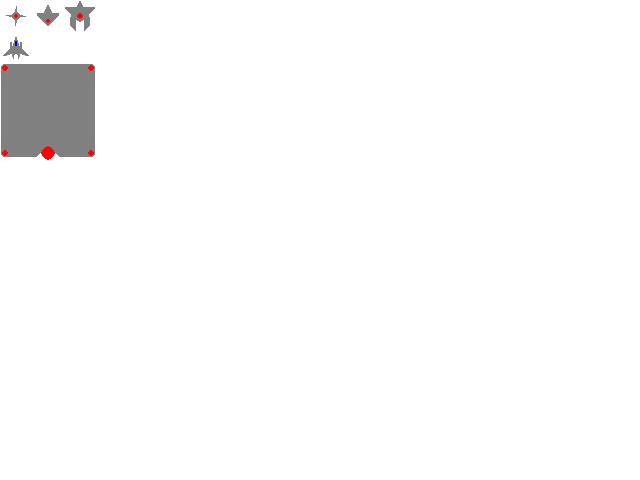
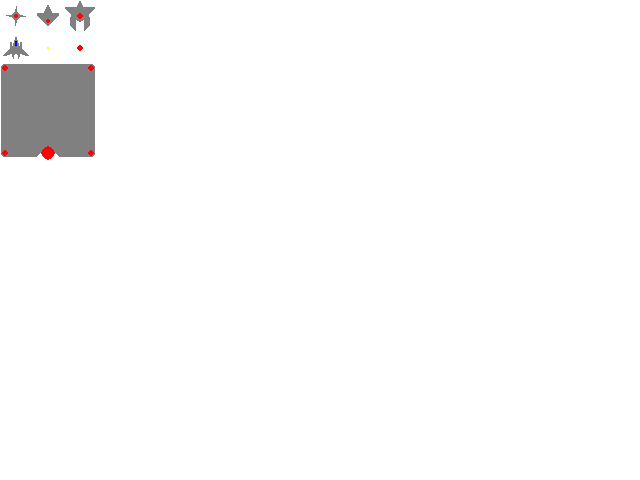
Layer changes from the first 640px x 480px image to the second:
painted on "Ships" over (x1=47, y1=45, x2=83, y2=51)
